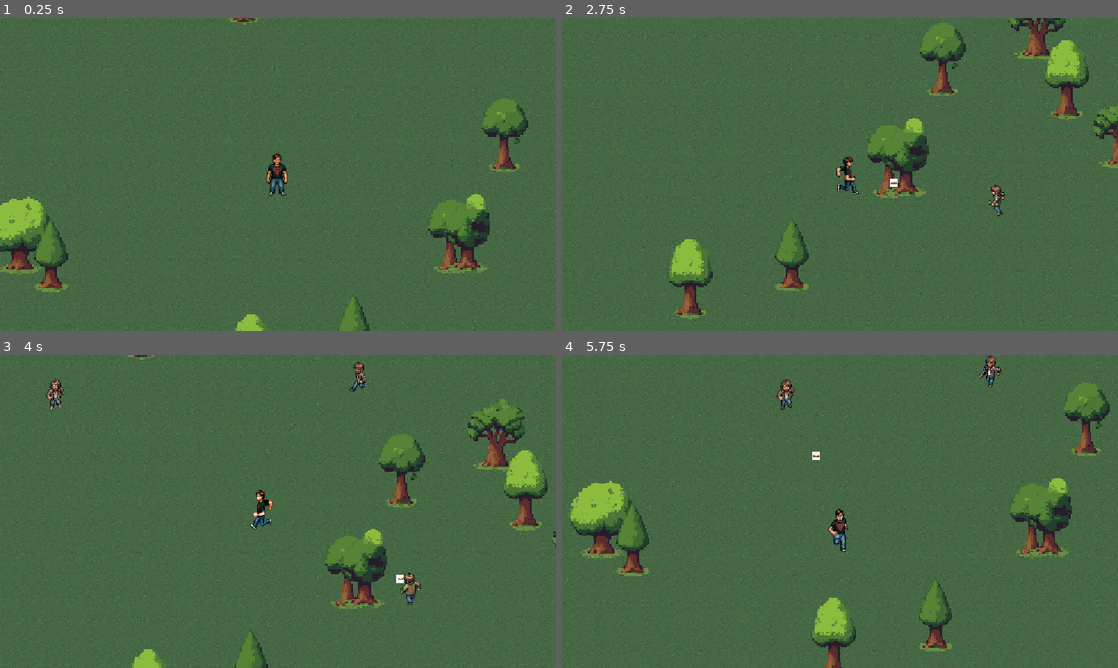
Above: before the commit, frames 1-4 (two rows, left to right).
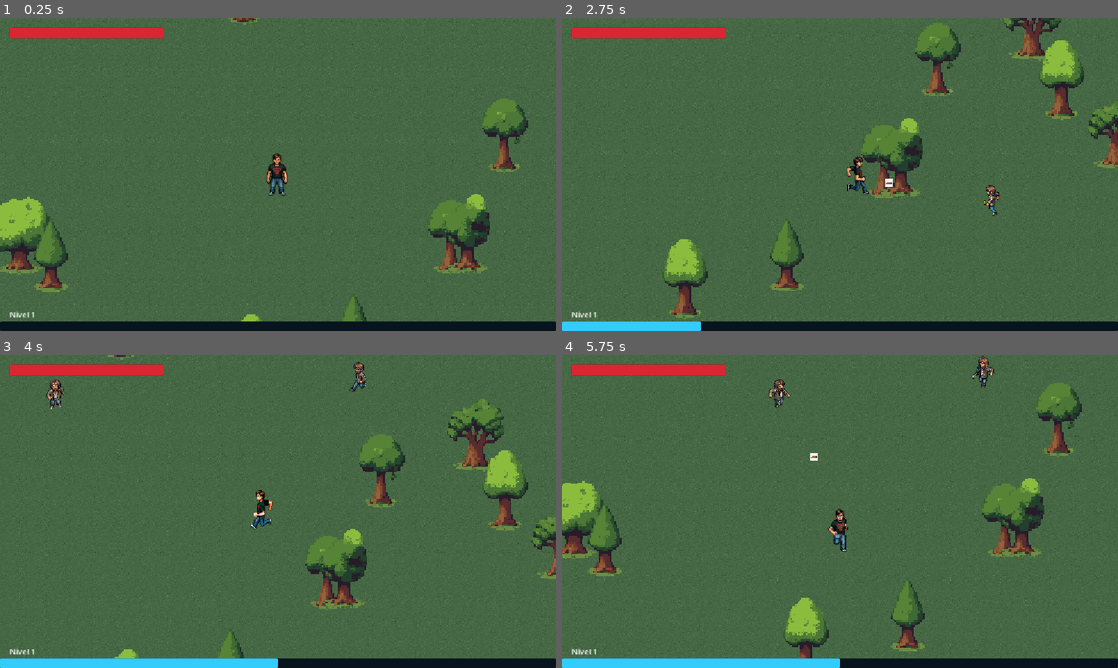
Above: after the commit, the same moments.

Repository: JocBZN/joc-bzn
Game: Godot game, scene res://main.tscn
Two runs of this game, one before a commit and one after it. Both use one fixed random seed, a clock stepped at 60 frames per second and the inputs below. This scene is started directly instead of the project's main scene.
Inputs:
- Up to frame 1 (0.25 s): no input
- Up to frame 2 (2.75 s): tap Enter at 0.5 s; hold Right (ui_right) 0.53-1.28 s; hold Down (ui_down) 1.28-2.03 s; hold Right (ui_right) from 2.03 s (still down)
- Up to frame 3 (4 s): release Right (ui_right) at 2.78 s; hold Up (ui_up) 2.78-3.53 s; hold Left (ui_left) from 3.53 s (still down)
- Up to frame 4 (5.75 s): release Left (ui_left) at 5.03 s; hold Down (ui_down) from 5.03 s (still down)

The runs differ from the first frame. In frame 1, 4.2% of the frame differs, in the area x 0-100%, y 2-100%; in frame 2, 10%; in frame 3, 12%; in frame 4, 14%, in the area x 0-100%, y 0-100%.

Commit message:
Sistem XP (level up + alegere 3-din-9), Y-sort copaci și reglaje hitbox
- Y-sort: nod World; copacii acoperă player/inamici la adâncime; linia de
  sortare ridicată la 35% (repară capul care intra la baza copacului)
- Hitbox copaci: CircleShape2D -> RectangleShape2D cu reglaje independente
  (hitbox_vertical/south/west) — repară teleportarea la nord/sud
- XP: enemy.xp_value dă XP la moarte; gain_xp + _level_up (prag ×1.2)
- HUD (din cod): bară viață (roșu) + bară XP (cyan) + "Nivel N"
- LevelUp: ecran pe pauză cu 3 din 9 upgrade-uri ca butoane-icoană
- Icoane decupate din sprite sheet în Upgrades/upgrade_1..9.png
- README + CLAUDE.md actualizate cu starea curentă

Co-Authored-By: Claude Opus 4.8 <noreply@anthropic.com>

Diff:
--- a/enemy.gd
+++ b/enemy.gd
@@ -5,6 +5,7 @@
 
 @export var speed: float = 120.0
 @export var max_hp: int = 30
+@export var xp_value: int = 5  # cât XP dă player-ului când moare
 var hp: int
 
 @onready var anim: AnimatedSprite2D = $AnimatedSprite2D
@@ -28,4 +29,7 @@
 func take_damage(amount: int) -> void:
 	hp -= amount
 	if hp <= 0:
+		var player := get_tree().get_first_node_in_group("player")
+		if player != null:
+			player.gain_xp(xp_value)  # dă XP înainte să dispară
 		queue_free()
--- a/hud.gd
+++ b/hud.gd
@@ -1,6 +1,56 @@
 extends CanvasLayer
 
-@onready var health_bar: ProgressBar = $HealthBar
+# HUD construit din cod (fără imagini):
+#   - bară de VIAȚĂ (roșu) sus-stânga
+#   - bară de XP (cyan) jos, pe toată lățimea ecranului
+#   - text cu nivelul curent
+# Toate se actualizează din valorile player-ului (grupul "player").
+
+var health_bar: ProgressBar
+var xp_bar: ProgressBar
+var level_label: Label
+
+func _ready() -> void:
+	# --- Bara de VIAȚĂ (sus-stânga, mărime fixă) ---
+	health_bar = _make_bar(Color(0.85, 0.15, 0.2), Color(0.15, 0.03, 0.03))  # roșu pe fundal închis
+	health_bar.position = Vector2(20, 20)
+	health_bar.size = Vector2(320, 22)
+	add_child(health_bar)
+
+	# --- Bara de XP (jos de tot, întinsă pe toată lățimea) ---
+	xp_bar = _make_bar(Color(0.2, 0.8, 1.0), Color(0.03, 0.08, 0.12))  # cyan pe fundal închis
+	xp_bar.anchor_left = 0.0
+	xp_bar.anchor_right = 1.0
+	xp_bar.anchor_top = 1.0
+	xp_bar.anchor_bottom = 1.0
+	xp_bar.offset_left = 0
+	xp_bar.offset_right = 0
+	xp_bar.offset_top = -20   # înălțimea barei
+	xp_bar.offset_bottom = 0
+	add_child(xp_bar)
+
+	# --- Text cu nivelul (deasupra barei de XP) ---
+	level_label = Label.new()
+	level_label.anchor_top = 1.0
+	level_label.anchor_bottom = 1.0
+	level_label.offset_left = 20
+	level_label.offset_top = -46
+	level_label.add_theme_color_override("font_color", Color.WHITE)
+	add_child(level_label)
+
+# Creează o ProgressBar colorată (culoare de umplere + culoare de fundal).
+func _make_bar(fill: Color, bg: Color) -> ProgressBar:
+	var bar := ProgressBar.new()
+	bar.show_percentage = false
+	var sb_bg := StyleBoxFlat.new()
+	sb_bg.bg_color = bg
+	sb_bg.set_corner_radius_all(4)
+	var sb_fill := StyleBoxFlat.new()
+	sb_fill.bg_color = fill
+	sb_fill.set_corner_radius_all(4)
+	bar.add_theme_stylebox_override("background", sb_bg)
+	bar.add_theme_stylebox_override("fill", sb_fill)
+	return bar
 
 func _process(_delta: float) -> void:
 	var player := get_tree().get_first_node_in_group("player")
@@ -8,3 +58,6 @@
 		return
 	health_bar.max_value = player.max_hp
 	health_bar.value = player.hp
+	xp_bar.max_value = player.xp_to_next
+	xp_bar.value = player.xp
+	level_label.text = "Nivel " + str(player.level)
--- /dev/null
+++ b/levelup.gd
@@ -0,0 +1,110 @@
+extends CanvasLayer
+
+# Ecranul de LEVEL UP: la creșterea în nivel pune jocul pe PAUZĂ și arată 3 îmbunătățiri
+# (alese aleatoriu din cele 9). Dai click pe una → se aplică pe player → jocul repornește.
+# Butoanele arată ICOANE (din folderul Upgrades/), nu text.
+
+const ICON_DIR := "res://Upgrades/"
+
+# Cele 9 îmbunătățiri. "icon" = poza din Upgrades/; efectul e în _apply().
+# (Efectele sunt PROVIZORII — le potrivim pe temă mai încolo.)
+var UPGRADES := [
+	{"id": "cocaina",    "nume": "Cocaină",    "icon": "upgrade_1.png"},
+	{"id": "iarba",      "nume": "Iarbă",      "icon": "upgrade_2.png"},
+	{"id": "seringi",    "nume": "Seringi",    "icon": "upgrade_3.png"},
+	{"id": "bere",       "nume": "Bere",       "icon": "upgrade_4.png"},
+	{"id": "vodca",      "nume": "Vodcă",      "icon": "upgrade_5.png"},
+	{"id": "whiskey",    "nume": "Whiskey",    "icon": "upgrade_6.png"},
+	{"id": "foite",      "nume": "Foițe OCB",  "icon": "upgrade_7.png"},
+	{"id": "grinder",    "nume": "Grinder",    "icon": "upgrade_8.png"},
+	{"id": "energizant", "nume": "Energizant", "icon": "upgrade_9.png"},
+]
+
+var _buttons := []
+var _current := []   # cele 3 upgrade-uri afișate acum
+var _pending := 0    # câte niveluri mai avem de ales (dacă urci mai multe deodată)
+
+func _ready() -> void:
+	add_to_group("levelup_menu")
+	process_mode = Node.PROCESS_MODE_ALWAYS  # merge și când jocul e pe pauză
+	layer = 10                               # deasupra HUD-ului
+	visible = false
+
+	# fundal întunecat peste tot ecranul
+	var overlay := ColorRect.new()
+	overlay.color = Color(0, 0, 0, 0.6)
+	overlay.set_anchors_and_offsets_preset(Control.PRESET_FULL_RECT)
+	add_child(overlay)
+
+	# container care centrează totul pe ecran
+	var center := CenterContainer.new()
+	center.set_anchors_and_offsets_preset(Control.PRESET_FULL_RECT)
+	add_child(center)
+
+	var box := VBoxContainer.new()
+	box.add_theme_constant_override("separation", 20)
+	box.alignment = BoxContainer.ALIGNMENT_CENTER
+	center.add_child(box)
+
+	var title := Label.new()
+	title.text = "LEVEL UP!  Alege:"
+	title.horizontal_alignment = HORIZONTAL_ALIGNMENT_CENTER
+	title.add_theme_font_size_override("font_size", 28)
+	title.add_theme_color_override("font_color", Color(0.2, 0.9, 1.0))
+	box.add_child(title)
+
+	# rând orizontal cu 3 butoane-icoană
+	var row := HBoxContainer.new()
+	row.add_theme_constant_override("separation", 20)
+	row.alignment = BoxContainer.ALIGNMENT_CENTER
+	box.add_child(row)
+
+	for i in 3:
+		var b := Button.new()
+		b.custom_minimum_size = Vector2(150, 150)
+		b.expand_icon = true                          # icoana se micșorează ca să încapă în buton
+		b.icon_alignment = HORIZONTAL_ALIGNMENT_CENTER
+		b.pressed.connect(_on_choice.bind(i))
+		row.add_child(b)
+		_buttons.append(b)
+
+# Chemată de player (player.gd -> _level_up) la fiecare creștere în nivel.
+func open() -> void:
+	_pending += 1
+	if not visible:
+		_show_choices()
+
+func _show_choices() -> void:
+	var pool := UPGRADES.duplicate()
+	pool.shuffle()
+	_current = pool.slice(0, 3)  # primele 3 după amestecare = 3 alese la întâmplare
+	for i in 3:
+		var u = _current[i]
+		_buttons[i].icon = load(ICON_DIR + u["icon"])
+		_buttons[i].tooltip_text = u["nume"]   # numele apare la hover (util în dezvoltare)
+	visible = true
+	get_tree().paused = true
+
+func _on_choice(index: int) -> void:
+	var p = get_tree().get_first_node_in_group("player")
+	if p != null:
+		_apply(_current[index]["id"], p)
+	_pending -= 1
+	if _pending > 0:
+		_show_choices()          # mai ai un nivel de ales (ai urcat mai multe deodată)
+	else:
+		visible = false
+		get_tree().paused = false
+
+# Efecte PROVIZORII (le schimbăm mai încolo). Toate folosesc statistici reale ale player-ului.
+func _apply(id: String, p) -> void:
+	match id:
+		"cocaina":    p.speed += 80.0
+		"iarba":      p.hp = p.max_hp
+		"seringi":    p.bullet_damage += 8
+		"bere":       p.upgrade_max_hp(20)
+		"vodca":      p.upgrade_fire_rate(0.85)
+		"whiskey":    p.bullet_damage += 10
+		"foite":      p.upgrade_fire_rate(0.9)
+		"grinder":    p.bullet_damage += 5
+		"energizant": p.speed += 100.0
--- a/main.tscn
+++ b/main.tscn
@@ -5,6 +5,8 @@
 [ext_resource type="Texture2D" uid="uid://dpeidilwepxvu" path="res://harta/grass-alternative-3.png" id="4_grass"]
 [ext_resource type="Script" uid="uid://bqxw3rdbusbsa" path="res://ground.gd" id="5_ground"]
 [ext_resource type="Script" uid="uid://c7lgyxyavuoiq" path="res://props.gd" id="6_props"]
+[ext_resource type="Script" uid="uid://6h1rh0y6ky7r" path="res://hud.gd" id="7_hud"]
+[ext_resource type="Script" uid="uid://dpt30y1utae0t" path="res://levelup.gd" id="8_levelup"]
 
 [node name="Main" type="Node2D" unique_id=1097822204]
 position = Vector2(1, 0)
@@ -16,11 +18,24 @@
 region_rect = Rect2(0, 0, 8192, 8192)
 script = ExtResource("5_ground")
 
-[node name="Props" type="Node2D" parent="." unique_id=1885660433]
+[node name="World" type="Node2D" parent="." unique_id=533536178]
+y_sort_enabled = true
+
+[node name="Props" type="Node2D" parent="World" unique_id=1885660433]
+y_sort_enabled = true
 script = ExtResource("6_props")
+hitbox_vertical = 0.6
+hitbox_south = -0.5
+hitbox_west = -0.2
 
-[node name="Player" parent="." unique_id=129841357 instance=ExtResource("2_0xm2m")]
+[node name="Player" parent="World" unique_id=129841357 instance=ExtResource("2_0xm2m")]
 scale = Vector2(2, 2)
 
 [node name="Spawner" type="Node" parent="." unique_id=2047437493]
 script = ExtResource("3_h2yge")
+
+[node name="HUD" type="CanvasLayer" parent="." unique_id=312917518]
+script = ExtResource("7_hud")
+
+[node name="LevelUp" type="CanvasLayer" parent="." unique_id=1043180815]
+script = ExtResource("8_levelup")
--- a/player.gd
+++ b/player.gd
@@ -7,6 +7,7 @@
 
 @export var speed: float = 300.0
 @export var fire_interval: float = 0.5
+@export var bullet_damage: int = 10  # cât rău fac gloanțele (crește la level up)
 
 @export var max_hp: int = 100
 @export var contact_range: float = 60.0
@@ -14,7 +15,13 @@
 @export var damage_interval: float = 0.5
 var hp: int
 
+# --- XP / nivel ---
+@export var xp_to_next: int = 20  # cât XP îți trebuie pentru nivelul următor
+var xp: int = 0
+var level: int = 1
+
 var ultima_directie := "south"  # ultima direcție în care s-a uitat (pentru poza de stat pe loc)
+var fire_timer: Timer           # îl ținem ca variabilă ca să-i putem schimba viteza la level up
 
 @onready var anim: AnimatedSprite2D = $AnimatedSprite2D
 
@@ -22,7 +29,7 @@
 	add_to_group("player")
 	hp = max_hp
 	anim.play("idle_south")  # pornim stând pe loc, uitându-ne în jos
-	var fire_timer := Timer.new()
+	fire_timer = Timer.new()
 	fire_timer.wait_time = fire_interval
 	fire_timer.timeout.connect(_fire)
 	add_child(fire_timer)
@@ -56,6 +63,7 @@
 	var bullet := BULLET.instantiate()
 	get_parent().add_child(bullet)
 	bullet.global_position = global_position
+	bullet.damage = bullet_damage  # glonțul face cât damage are player-ul acum
 	bullet.direction = (target.global_position - global_position).normalized()
 
 func _nearest_enemy() -> Node2D:
@@ -87,3 +95,27 @@
 
 func die() -> void:
 	get_tree().reload_current_scene()
+
+func gain_xp(amount: int) -> void:
+	xp += amount
+	# while (nu if) ca să prindem și cazul în care un salt mare de XP trece peste mai multe niveluri deodată
+	while xp >= xp_to_next:
+		xp -= xp_to_next
+		_level_up()
+
+func _level_up() -> void:
+	level += 1
+	xp_to_next = int(xp_to_next * 1.2)  # pragul crește cu 20% la fiecare nivel
+	# deschide ecranul de alegere (1 din 3); jocul se pune pe pauză până alegi
+	var menu := get_tree().get_first_node_in_group("levelup_menu")
+	if menu != null:
+		menu.open()
+
+# --- îmbunătățiri aplicate de ecranul de level up ---
+func upgrade_max_hp(amount: int) -> void:
+	max_hp += amount
+	hp += amount  # te și vindecă cu cât ai crescut viața maximă
+
+func upgrade_fire_rate(factor: float) -> void:
+	fire_interval *= factor              # factor < 1 → pauză mai mică între trageri = tragi mai des
+	fire_timer.wait_time = fire_interval
--- a/props.gd
+++ b/props.gd
@@ -28,7 +28,11 @@
 @export var load_radius: int = 3        # câte pătrate în jurul player-ului ținem încărcate
 @export var trees_per_chunk: int = 2    # câți copaci (maxim) într-un pătrat
 @export var tree_scale: float = 4.5     # cât de mari sunt copacii
-@export var hitbox_factor: float = 0.35 # cât de mare e hitbox-ul (fracție din lățimea copacului)
+@export var hitbox_factor: float = 0.20   # cât de mare e hitbox-ul (fracție din lățimea copacului)
+@export var hitbox_vertical: float = 0.8  # înălțimea hitbox-ului față de lățime: 1.0 = pătrat, mai mic = mai scund
+@export var hitbox_south: float = 0.0      # modifică DOAR marginea de jos (Sud): pozitiv = coboară mai mult, negativ = urcă
+@export var hitbox_west: float = 0.0       # modifică DOAR marginea din stânga (Vest): pozitiv = mai lat spre stânga, negativ = mai îngust
+@export var sort_anchor: float = 0.35     # de la ce % din înălțime (măsurat de la bază) copacul începe să te acopere
 
 var _loaded := {}  # Vector2i (chunk) -> Node2D (containerul cu copacii lui)
 
@@ -54,6 +58,7 @@
 
 func _build_chunk(key: Vector2i) -> Node2D:
 	var container := Node2D.new()
+	container.y_sort_enabled = true  # copacii intră în sortarea pe Y (efect de adâncime)
 	add_child(container)
 	var rng := RandomNumberGenerator.new()
 	rng.seed = hash(key)  # determinist: același pătrat → aceiași copaci
@@ -62,7 +67,7 @@
 		var tree := _make_tree(rng)
 		tree.position = Vector2(
 			key.x * chunk_size + rng.randf_range(0.0, chunk_size),
-			key.y * chunk_size + rng.randf_range(0.0, chunk_size)
+			key.y * chunk_size + rng.randf_range(0.0, chunk_size) - tree.get_meta("sort_shift")
 		)
 		container.add_child(tree)
 	return container
@@ -70,16 +75,28 @@
 func _make_tree(rng: RandomNumberGenerator) -> StaticBody2D:
 	var body := StaticBody2D.new()
 	var tex: Texture2D = TREES[rng.randi_range(0, TREES.size() - 1)]
+	var h := float(tex.get_height())
 	var sprite := Sprite2D.new()
 	sprite.texture = tex
 	sprite.texture_filter = CanvasItem.TEXTURE_FILTER_NEAREST  # pixel art clar când e mărit
 	sprite.scale = Vector2(tree_scale, tree_scale)
-	sprite.offset = Vector2(0, -tex.get_height() / 2.0)  # așează copacul cu baza pe poziția lui
+	# Originea nodului = "linia de sortare" Y-sort, ridicată la sort_anchor (35%) din înălțime,
+	# măsurat de la baza copacului → player-ul e acoperit de coroană doar când trece de acel prag spre Nord.
+	sprite.offset = Vector2(0, h * (sort_anchor - 0.5))
 	body.add_child(sprite)
 	var col := CollisionShape2D.new()
-	var shape := CircleShape2D.new()
-	shape.radius = tex.get_width() * hitbox_factor * tree_scale  # hitbox mare = copac solid
+	# Dreptunghi (nu cerc turtit): are lățime/înălțime independente, iar fizica îl tratează
+	# corect. Un cerc scalat non-uniform devine elipsă → motorul de coliziune se strică și te teleportează.
+	var shape := RectangleShape2D.new()
+	var half_w := tex.get_width() * hitbox_factor * tree_scale  # jumătate din lățime (ca vechea rază)
+	var base_h := half_w * 2.0 * hitbox_vertical    # înălțimea de bază (simetrică sus/jos)
+	var south_extra := half_w * 2.0 * hitbox_south  # modificăm DOAR latura de jos (Sud)
+	var west_extra := half_w * 2.0 * hitbox_west    # modificăm DOAR latura din stânga (Vest)
+	shape.size = Vector2(half_w * 2.0 + west_extra, base_h + south_extra)  # lățime × înălțime
 	col.shape = shape
-	col.position = Vector2(0, -tex.get_height() * 0.25 * tree_scale)  # centrat pe trunchi + coroană
+	# marginile de Sus și Dreapta rămân pe loc; schimbăm doar Jos și Stânga → deplasăm centrul cu jumătate din fiecare adaos
+	col.position = Vector2(-west_extra / 2.0, (sort_anchor - 0.25) * h * tree_scale + south_extra / 2.0)
 	body.add_child(col)  # nu mai poți trece prin copac (nici player, nici enemy)
+	# cât s-a ridicat originea față de bază → compensăm poziția ca imaginea să rămână „plantată" pe loc
+	body.set_meta("sort_shift", sort_anchor * h * tree_scale)
 	return body
--- a/spawner.gd
+++ b/spawner.gd
@@ -19,5 +19,7 @@
 	var enemy := ENEMY.instantiate()
 	var unghi := randf() * TAU
 	var offset := Vector2(cos(unghi), sin(unghi)) * spawn_distance
-	add_child(enemy)
+	# îl punem în același nod ca player-ul (World, care e Y-sortat) → inamicii
+	# sunt și ei acoperiți/descoperiți corect de copaci
+	player.get_parent().add_child(enemy)
 	enemy.global_position = player.global_position + offset
Binary file added: Upgrades/0ac1801e-3d22-46ba-b091-78aef4809468.png
Not shown, added: Upgrades/0ac1801e-3d22-46ba-b091-78aef4809468.png.import
Binary file added: Upgrades/upgrade_1.png
Not shown, added: Upgrades/upgrade_1.png.import
Binary file added: Upgrades/upgrade_2.png
Not shown, added: Upgrades/upgrade_2.png.import
Binary file added: Upgrades/upgrade_3.png
Not shown, added: Upgrades/upgrade_3.png.import
Binary file added: Upgrades/upgrade_4.png
Not shown, added: Upgrades/upgrade_4.png.import
Binary file added: Upgrades/upgrade_5.png
Not shown, added: Upgrades/upgrade_5.png.import
(and 11 more such lines)
